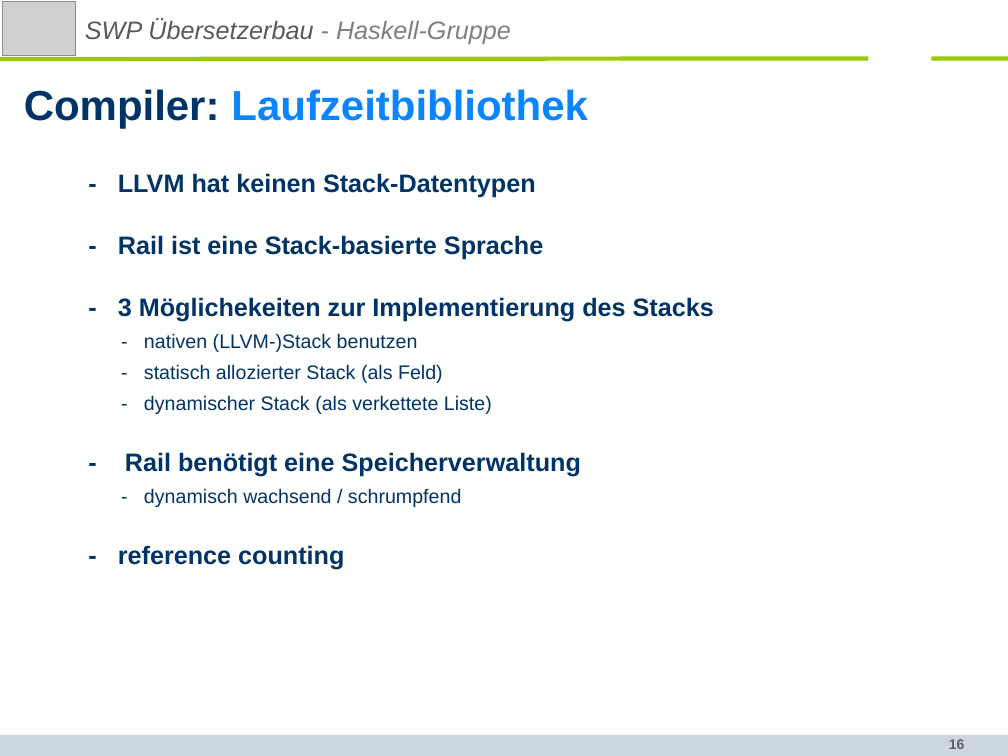
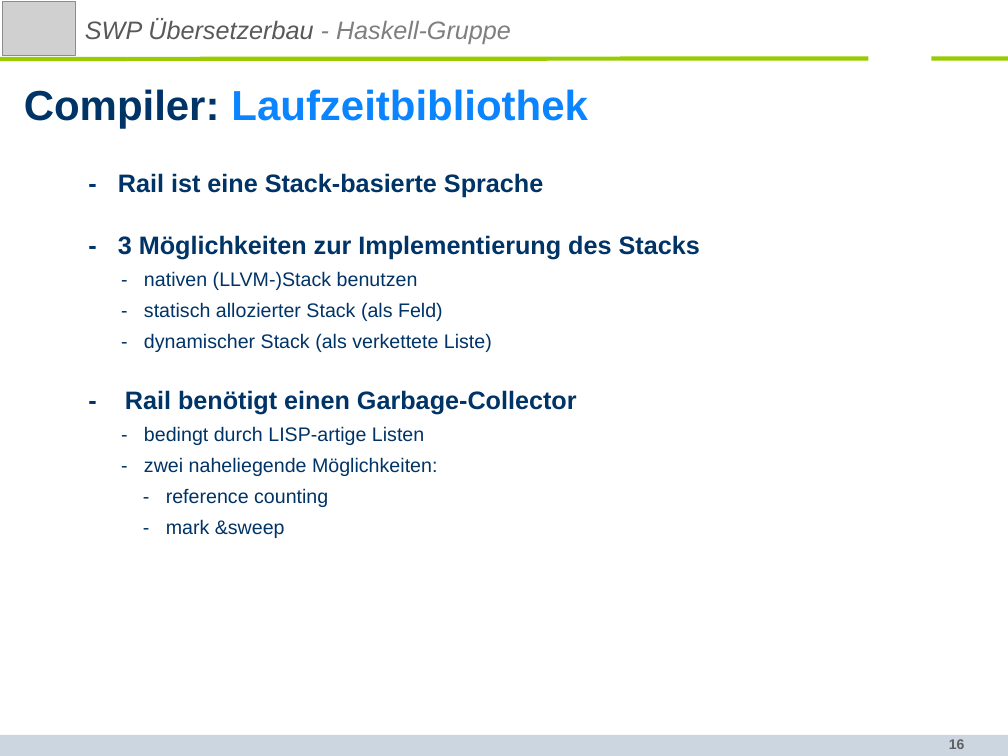
Before and after one commit to SWP-Ubau-SoSe2014-Haskell/SWPSoSe14, a slide deck: slide 16 of documentation/SWPSoSe14MS3.ppt. Drawn at 1008x756 pixels with LibreOffice and Linux fonts; fonts in the diff are those of the drawing; grey boxes stand for pictures; background and template pictures are left out. Boxes give left, top, right and bottom in pixels: in the first picture for what was removed or moved away, otherwise in the second. Text is boxed around its words. In the diff, an @@ line names an element or a change of style, - is before the commit and + after.

```diff
--- a/documentation/SWPSoSe14MS3.ppt
+++ b/documentation/SWPSoSe14MS3.ppt
@@ text at box(118, 173, 536, 198): paragraph removed @@
-- LLVM hat keinen Stack-Datentypen
@@ text at box(118, 235, 700, 260): text changed @@
-- 3 Möglichekeiten zur Implementierung des Stacks
+- 3 Möglichkeiten zur Implementierung des Stacks
@@ text at box(125, 390, 577, 476): text changed; size 18 to 14 pt; bold off @@
-- Rail benötigt eine Speicherverwaltung
-- dynamisch wachsend / schrumpfend
+- Rail benötigt einen Garbage-Collector
+- bedingt durch LISP-artige Listen
+- zwei naheliegende Möglichkeiten:
@@ text at box(166, 488, 328, 507): size 18 to 14 pt, bold off in "- reference counting" @@
@@ text at box(166, 519, 285, 538): paragraph added @@
+- mark &sweep
```
Also in this commit, not shown: 5 other slides changed.
